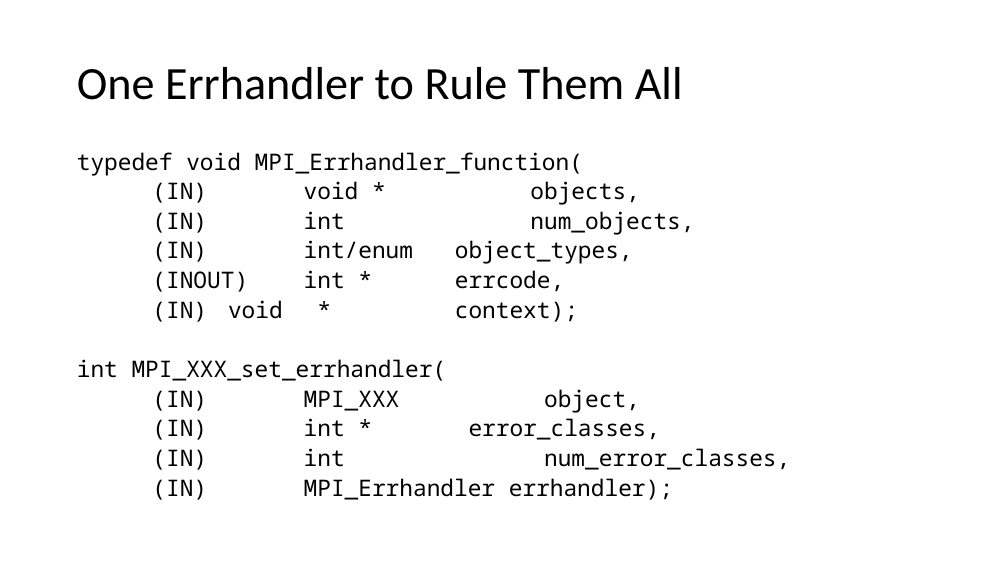
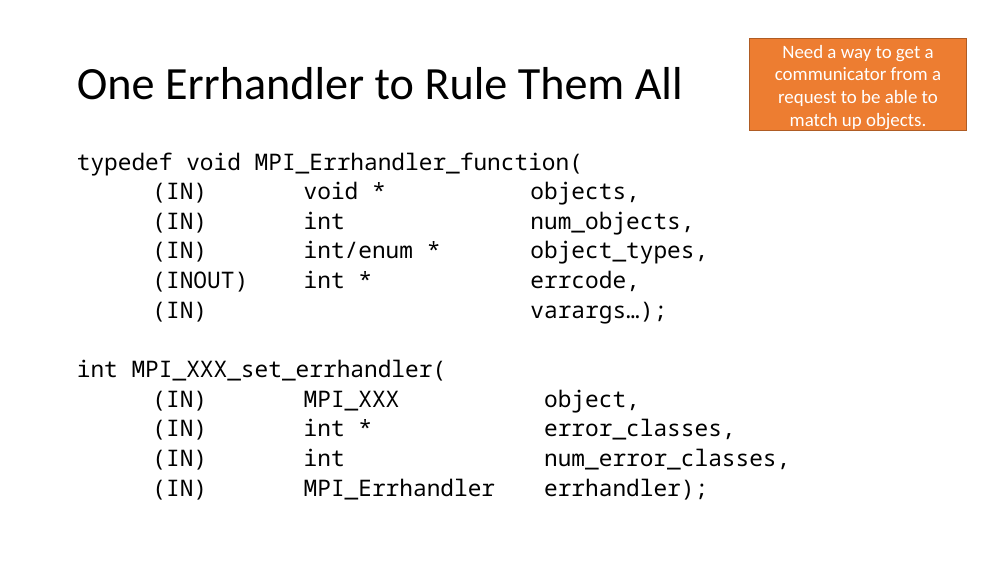
Before and after one commit to mpiwg-ft/ft-issues, a slide deck: slide 10 of slides/2016-03-29 Error Handler Slides.pptx (slide 9 before the commit). Drawn at 1008x567 pixels with LibreOffice and Linux fonts; fonts in the diff are those of the drawing. Boxes give left, top, right and bottom in pixels: in the first picture for what was removed or moved away, otherwise in the second. Text is boxed around its words. In the diff, an @@ line names an element or a change of style, - is before the commit and + after.

Commit message:
Update 3/29 slides

```diff
--- a/slides/2016-03-29 Error Handler Slides.pptx
+++ b/slides/2016-03-29 Error Handler Slides.pptx
@@ rectangle added at (750, 39, 967, 131), fill #ED7D31, outline #AF5C24 1 pt, 18 pt, text #FFFFFF @@
+Need a way to get a communicator from a request to be able to match up objects.
@@ text at (152, 240, 708, 264): text changed @@
-(IN) int/enum object_types,
+(IN) int/enum * object_types,
@@ text at (152, 301, 667, 324): text changed @@
-(IN) void * context);
+(IN) varargs…);
```
Also in this commit, not shown: 3 other slides changed, 1 slide added, 1 other file.
